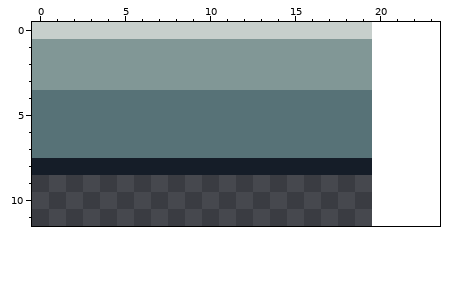
Pixel-art file, stored at simple_ground_26.aseprite. Above is the file before it was changed.
20x17 pixels, 1 frame. Shown: x 0..23, y 0..11. The old version is drawn lined up with the new one, on the new canvas.
New version:
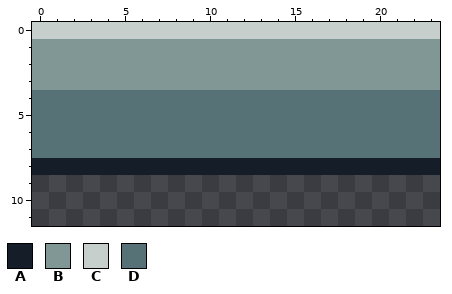
Palette (. is transparent): A #151d28  B #819796  C #c7cfcc  D #577277
Change:
canvas 20x17 -> 24x24
Colour A is added in row 8 at x 20 to 23.
Colour B is added in rows 1 to 3 at x 20 to 23.
Colour C is added in row 0 at x 20 to 23.
Colour D is added in rows 4 to 7 at x 20 to 23.
